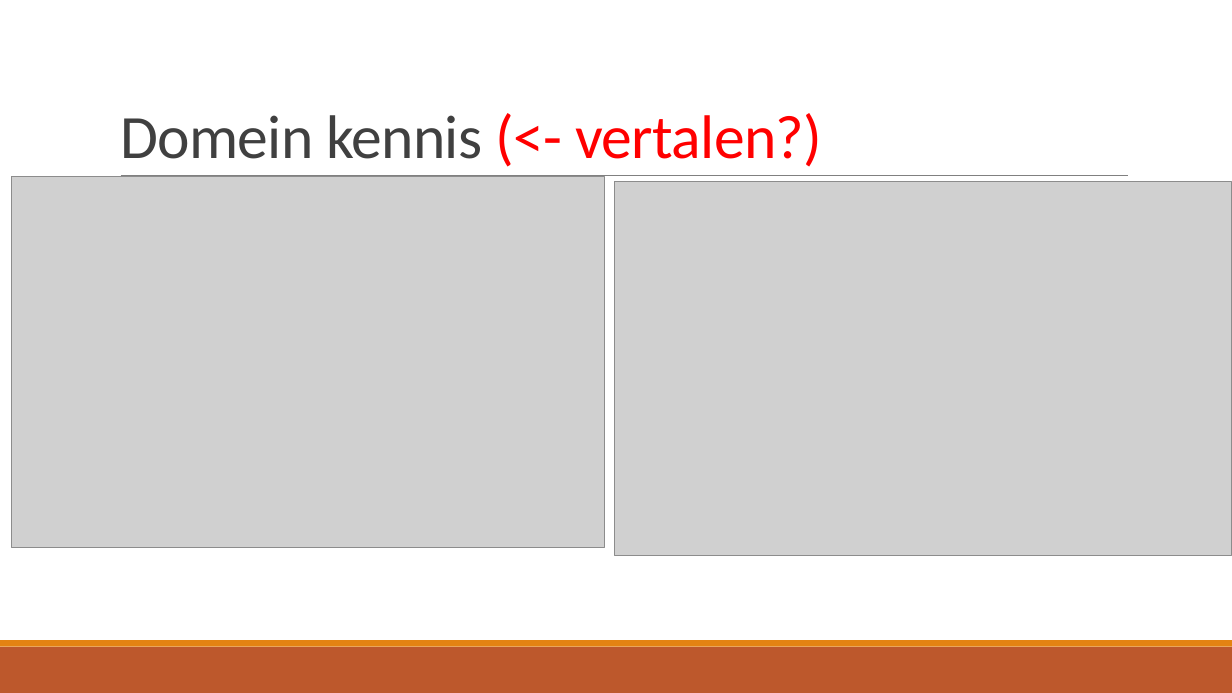
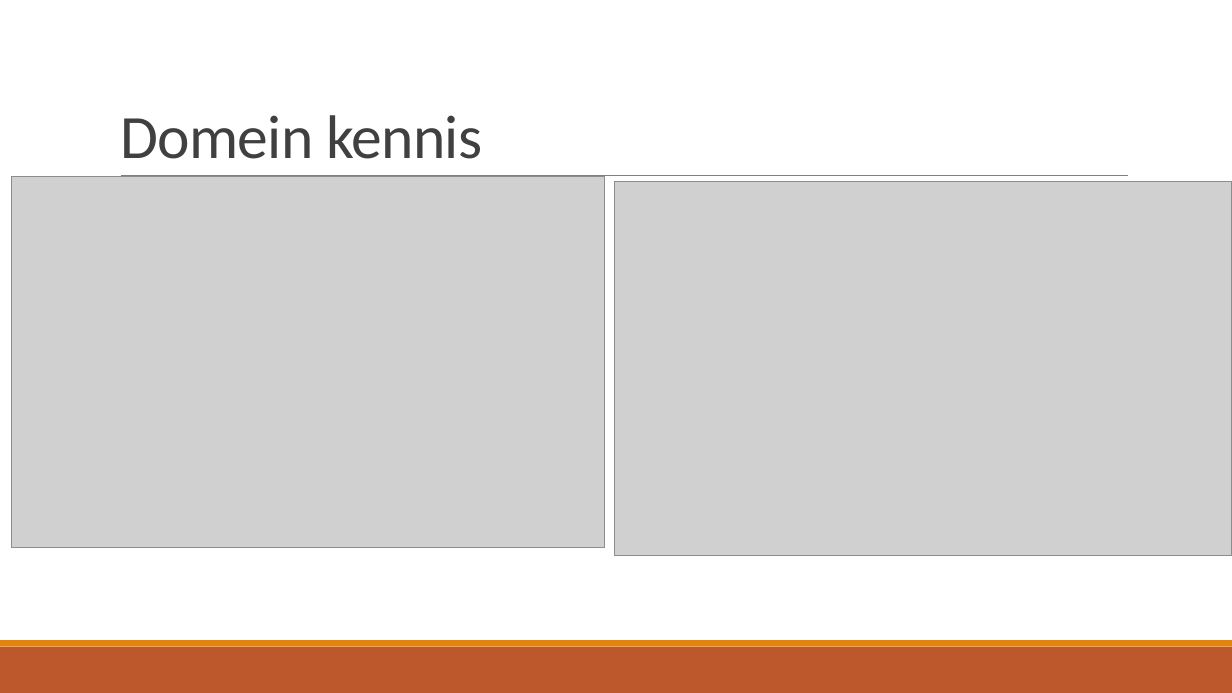
Before and after one commit to TomDeGroote/Bachelorproef, a slide deck: slide 15 of Opdracht 2/Literatuurstudie.pptx (slide 13 before the commit). Drawn at 1232x693 pixels with LibreOffice and Linux fonts; fonts in the diff are those of the drawing; grey boxes stand for pictures. Boxes give left, top, right and bottom in pixels: in the first picture for what was removed or moved away, otherwise in the second. Text is boxed around its words. In the diff, an @@ line names an element or a change of style, - is before the commit and + after.

```diff
--- a/Opdracht 2/Literatuurstudie.pptx
+++ b/Opdracht 2/Literatuurstudie.pptx
@@ title at [120,115,482,159]: text changed; text colour #FF0000 to #404040 @@
-Domein kennis (<- vertalen?)
+Domein kennis
```
Also in this commit, not shown: 4 other slides changed, 5 slides added, 6 slides removed, 4 other files.
